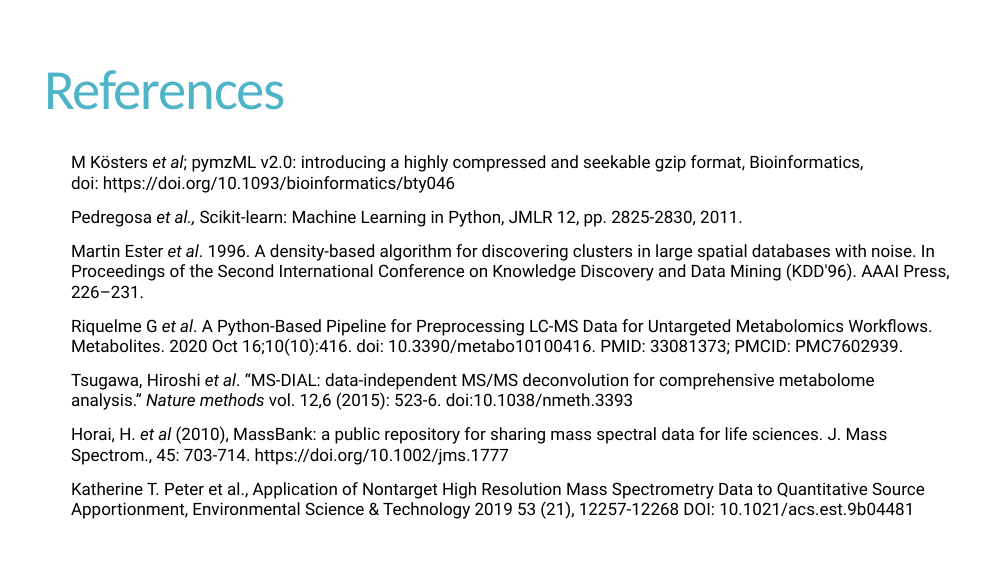
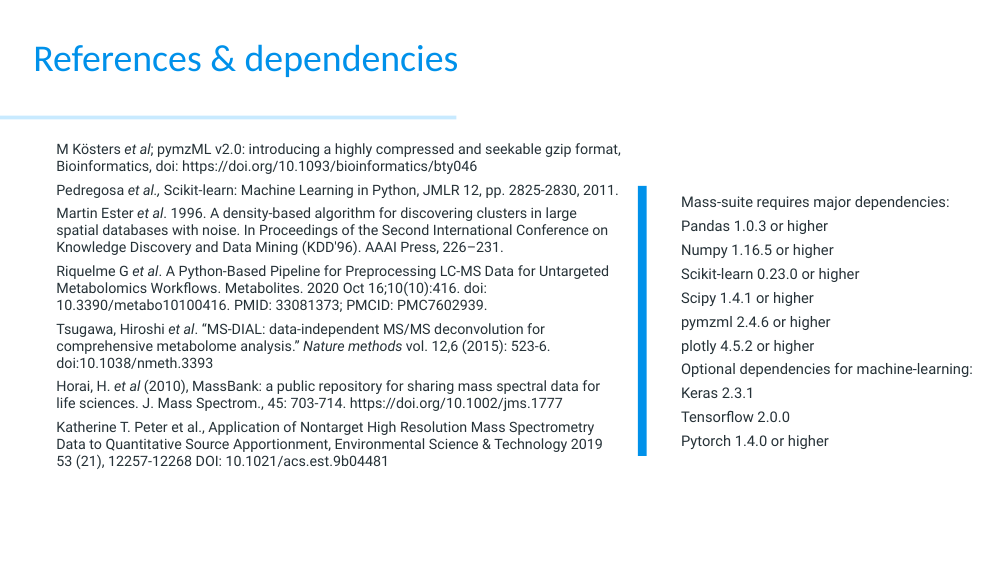
Before and after one commit to XiminHu/mass-suite, a slide deck: slide 21 of doc/20210326 ACS presentation.pptx. Drawn at 1008x567 pixels with LibreOffice and Linux fonts; fonts in the diff are those of the drawing; background and template pictures are left out. Boxes give left, top, right and bottom in pixels: in the first picture for what was removed or moved away, otherwise in the second. Text is boxed around its words. In the diff, an @@ line names an element or a change of style, - is before the commit and + after.

```diff
--- a/doc/20210326 ACS presentation.pptx
+++ b/doc/20210326 ACS presentation.pptx
@@ title "References & dependencies" at <box>33,44,459,77</box>: vertical alignment middle to bottom @@
@@ title at <box>33,44,459,77</box>: text changed; size 54 to 36 pt; text colour #50B4C8 to #0091EA @@
-References
+References & dependencies
@@ rectangle added at <box>0,116,457,119</box>, fill #C8EAFF @@
@@ text "M Kösters et al; pymzML ...": place and size @@
-text "M Kösters et al; pymzML ..." at <box>71,155,949,519</box>
+text "M Kösters et al; pymzML ..." at <box>56,143,621,469</box>
@@ text "M Kösters et al; pymzML ..." at <box>56,143,621,469</box>: size 16.1 to 13.6 pt, text colour #000000 to #263238; bullet   to none; less space between paragraphs @@
@@ rectangle added at <box>638,186,647,456</box>, fill #0091EA @@
@@ text added at <box>681,196,973,449</box>, 14 pt, text #263238 @@
+Mass-suite requires major dependencies:
+Pandas 1.0.3 or higher
+Numpy 1.16.5 or higher
+Scikit-learn 0.23.0 or higher
+Scipy 1.4.1 or higher
+pymzml 2.4.6 or higher
+plotly 4.5.2 or higher
+Optional dependencies for machine-learning:
+Keras 2.3.1
+Tensorflow 2.0.0
+Pytorch 1.4.0 or higher
```
Also in this commit, not shown: 18 other slides changed, 3 slides added, 3 slides removed, 13 other files.
